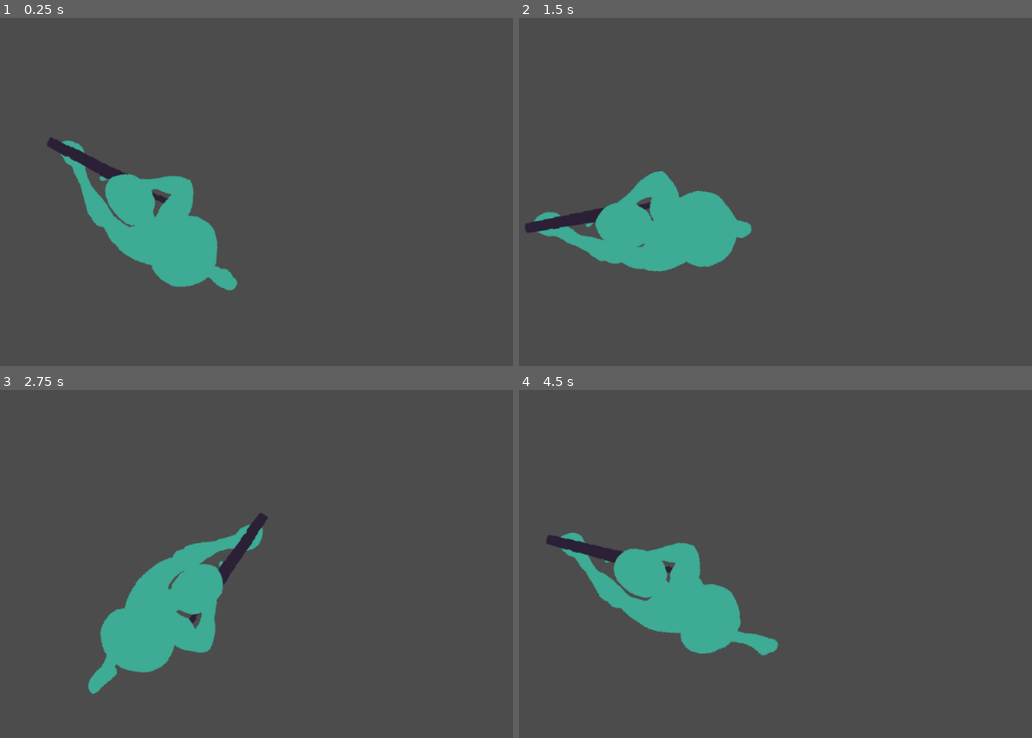
Above: before the commit, frames 1-4 (two rows, left to right).
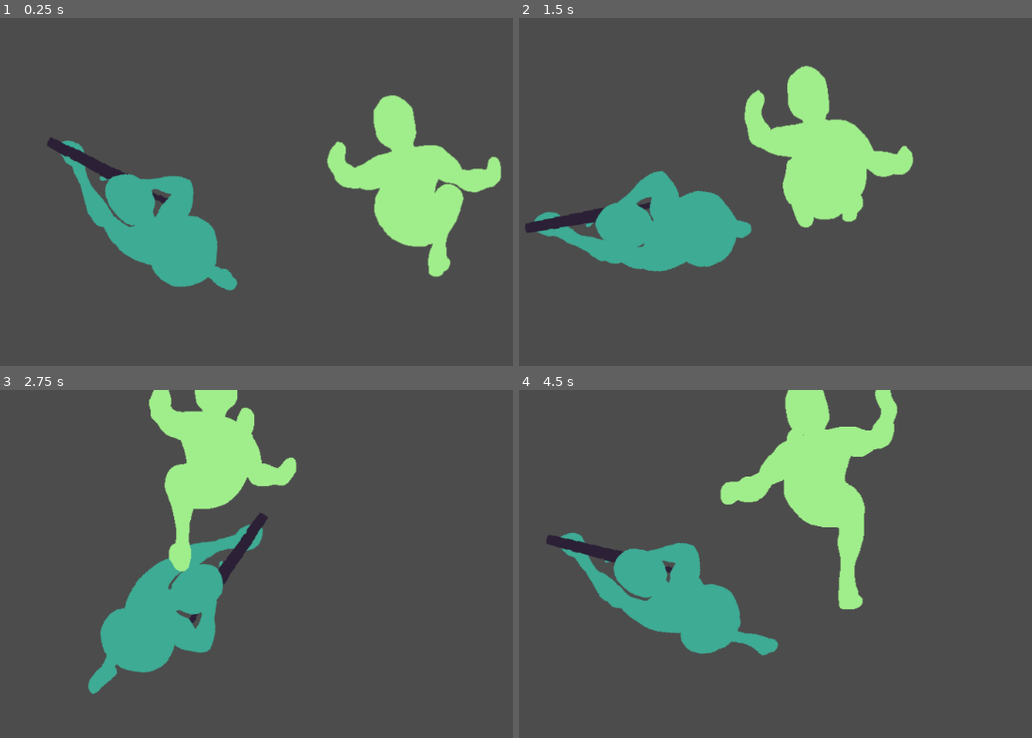
Above: after the commit, the same moments.

Repository: ZeeHatcher/project-vlastos
Game: Godot game, scene res://scenes/main.tscn
Same seed, same stepped clock (60 frames per second), same inputs: the game is played once before the commit and once after it. Before the commit the project has no main scene; this scene is started directly in both runs.
Inputs (mouse positions are in pixels of both pictures, inside the frame that each line leads up to):
- Up to frame 1 (0.25 s): no input
- Up to frame 2 (1.5 s): move the mouse to (837, 216) at 0.52 s; press the mouse at (837, 216) at 0.53 s; hold D (right) 0.53-1.28 s; move the mouse to (524, 261) at 1.27 s; release the mouse at (524, 261) at 1.28 s; hold S (down) from 1.28 s (still down); click (524, 261) at 1.35 s
- Up to frame 3 (2.75 s): move the mouse to (230, 511) at 2.02 s; release S (down) at 2.03 s; press the mouse at (230, 511) at 2.03 s; hold D (right) from 2.03 s (still down)
- Up to frame 4 (4.5 s): move the mouse to (636, 699) at 2.77 s; release D (right) at 2.78 s; release the mouse at (636, 699) at 2.78 s; hold W (up) 2.78-3.53 s; click (636, 699) at 2.85 s; move the mouse to (898, 675) at 3.52 s; press the mouse at (898, 675) at 3.53 s; hold A (left) from 3.53 s (still down); move the mouse to (outside the picture) at 4.27 s; release the mouse at (outside the picture) at 4.28 s; click (outside the picture) at 4.35 s

The runs differ from the first frame. In frame 1, 7.0% of the frame differs, in the area x 63-98%, y 22-75%; in frame 2, 6.9%; in frame 3, 6.2%; in frame 4, 7.5%, in the area x 39-74%, y 0-63%.

Commit message:
added enemy detection

Diff:
--- a/entities/enemy/enemy.gd
+++ b/entities/enemy/enemy.gd
@@ -1,21 +1,43 @@
 extends KinematicBody2D
+class_name Enemy
 
 
-export(int) var _speed
-export(int) var _hunt_time
-export(int) var _detection_range
+export(int) var _speed := 100
+export(int) var _hunt_time := 10.0
+export(int) var _detection_range := 200.0
+export(int) var _angle_cone_of_vision := deg2rad(30.0)
+export(int) var _angle_between_rays := deg2rad(5.0)
 
 var direction := Vector2()
 var velocity := Vector2()
 
 onready var _state_machine := $StateMachine
 onready var animated_sprite := $AnimatedSprite
-onready var collision_shape := $CollisionShape2D
+onready var _collision_shape := $CollisionShape2D
+onready var _raycasts := $Raycasts
 
 
 func _ready():
+	_generate_raycasts()
 	_state_machine.transition_to("RoamState")
 
 
 func die() -> void:
 	_state_machine.transition_to("DeathState")
+
+
+func _generate_raycasts() -> void:
+	var ray_count := _angle_cone_of_vision / _angle_between_rays
+
+	for index in ray_count:
+		var ray := RayCast2D.new()
+		var angle = _angle_between_rays * (index - ray_count / 2.0)
+		ray.cast_to = Vector2.UP.rotated(angle) * _detection_range
+		_raycasts.add_child(ray)
+		ray.enabled = true
+
+
+func _physics_process(delta) -> void:
+	for ray in _raycasts.get_children():
+		if ray.is_colliding() and ray.get_collider() is Player:
+			_state_machine.transition_to("HuntState")
--- a/entities/enemy/enemy.tscn
+++ b/entities/enemy/enemy.tscn
@@ -93,3 +93,5 @@
 
 [node name="DeathState" type="Node" parent="StateMachine"]
 script = ExtResource( 5 )
+
+[node name="Raycasts" type="Node2D" parent="."]
--- a/entities/enemy/states/hunt_state.gd
+++ b/entities/enemy/states/hunt_state.gd
@@ -1,2 +1,7 @@
 extends State
 class_name HuntState
+
+
+func enter(_msg: Dictionary = {}) -> void:
+	owner.animated_sprite.playing = true
+	owner.animated_sprite.speed_scale = 2
--- a/entities/player/player.gd
+++ b/entities/player/player.gd
@@ -1,4 +1,5 @@
 extends KinematicBody2D
+class_name Player
 
 
 export(int) var speed = 200
--- a/project.godot
+++ b/project.godot
@@ -14,10 +14,20 @@
 "language": "GDScript",
 "path": "res://entities/enemy/states/death_state.gd"
 }, {
+"base": "KinematicBody2D",
+"class": "Enemy",
+"language": "GDScript",
+"path": "res://entities/enemy/enemy.gd"
+}, {
 "base": "State",
 "class": "HuntState",
 "language": "GDScript",
 "path": "res://entities/enemy/states/hunt_state.gd"
+}, {
+"base": "KinematicBody2D",
+"class": "Player",
+"language": "GDScript",
+"path": "res://entities/player/player.gd"
 }, {
 "base": "State",
 "class": "RoamState",
@@ -36,7 +46,9 @@
 } ]
 _global_script_class_icons={
 "DeathState": "",
+"Enemy": "",
 "HuntState": "",
+"Player": "",
 "RoamState": "",
 "State": "",
 "StateMachine": ""
@@ -45,6 +57,7 @@
 [application]
 
 config/name="Project Vlastos"
+run/main_scene="res://scenes/main.tscn"
 config/icon="res://icon.png"
 
 [gui]
--- a/scenes/main.tscn
+++ b/scenes/main.tscn
@@ -1,10 +1,12 @@
-[gd_scene load_steps=2 format=2]
+[gd_scene load_steps=3 format=2]
 
 [ext_resource path="res://entities/player/player.tscn" type="PackedScene" id=1]
+[ext_resource path="res://entities/enemy/enemy.tscn" type="PackedScene" id=2]
 
 [node name="Main" type="Node2D"]
 
 [node name="Player" parent="." instance=ExtResource( 1 )]
+position = Vector2( -104, 114 )
 
 [node name="RemoteTransform2D" type="RemoteTransform2D" parent="Player"]
 remote_path = NodePath("../../Camera2D")
@@ -12,4 +14,8 @@
 update_scale = false
 
 [node name="Camera2D" type="Camera2D" parent="."]
+position = Vector2( -104, 114 )
 current = true
+
+[node name="Enemy" parent="." instance=ExtResource( 2 )]
+position = Vector2( 255, 66 )
